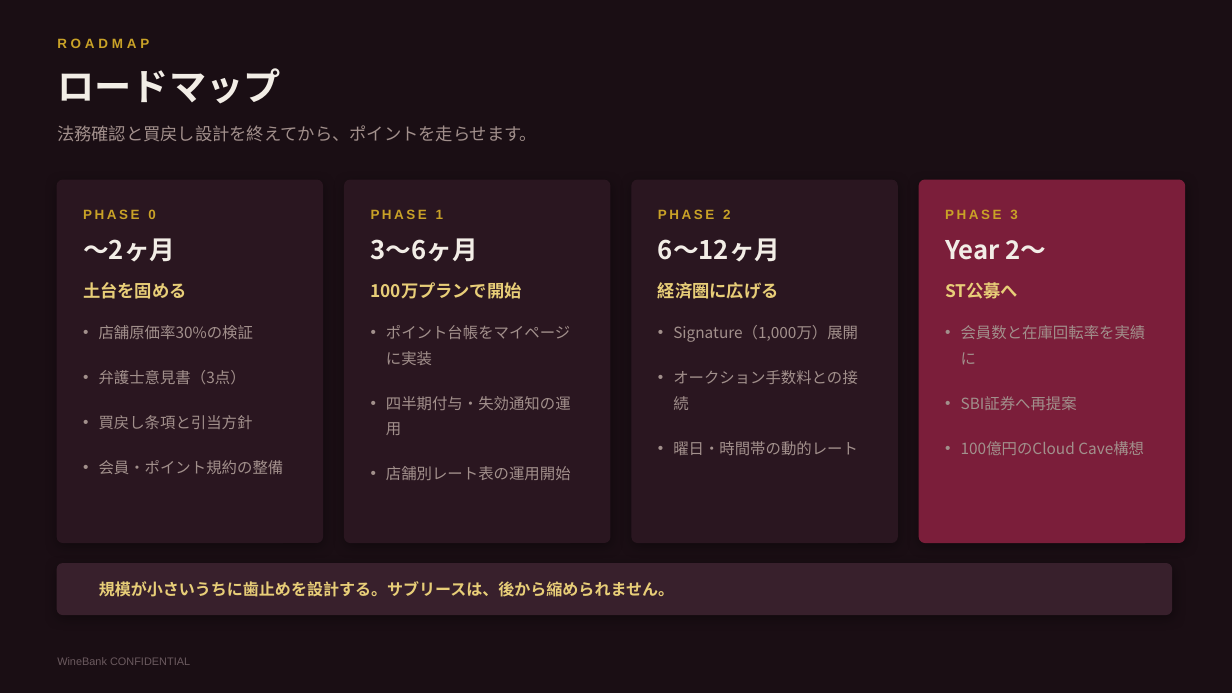
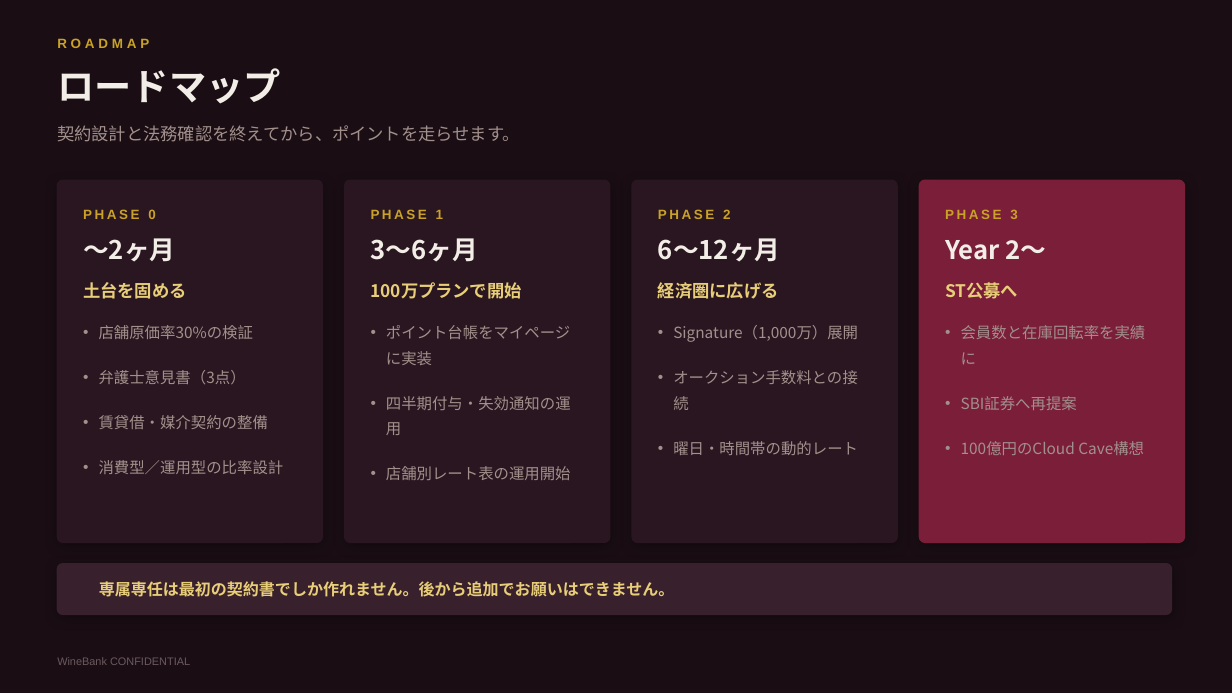
Before and after one commit to nakano-winebank/wine-auction, a slide deck: slide 20 of 提案資料/WineBank_ビジネスポイント経済圏構想.pptx (slide 19 before the commit). Drawn at 1232x693 pixels with LibreOffice and Linux fonts; fonts in the diff are those of the drawing. Boxes give left, top, right and bottom in pixels: in the first picture for what was removed or moved away, otherwise in the second. Text is boxed around its words. In the diff, an @@ line names an element or a change of style, - is before the commit and + after.

```diff
--- a/提案資料/WineBank_ビジネスポイント経済圏構想.pptx
+++ b/提案資料/WineBank_ビジネスポイント経済圏構想.pptx
@@ text at bbox=[57, 125, 520, 142]: text changed @@
-法務確認と買戻し設計を終えてから、ポイントを走らせます。
+契約設計と法務確認を終えてから、ポイントを走らせます。
@@ text at bbox=[99, 415, 284, 474]: text changed @@
-• 買戻し条項と引当方針
-• 会員・ポイント規約の整備
+• 賃貸借・媒介契約の整備
+• 消費型／運用型の比率設計
@@ text at bbox=[99, 581, 675, 597]: text changed @@
-規模が小さいうちに歯止めを設計する。サブリースは、後から縮められません。
+専属専任は最初の契約書でしか作れません。後から追加でお願いはできません。
```
Also in this commit, not shown: 7 other slides changed, 3 slides added, 2 slides removed, 1 other file.
